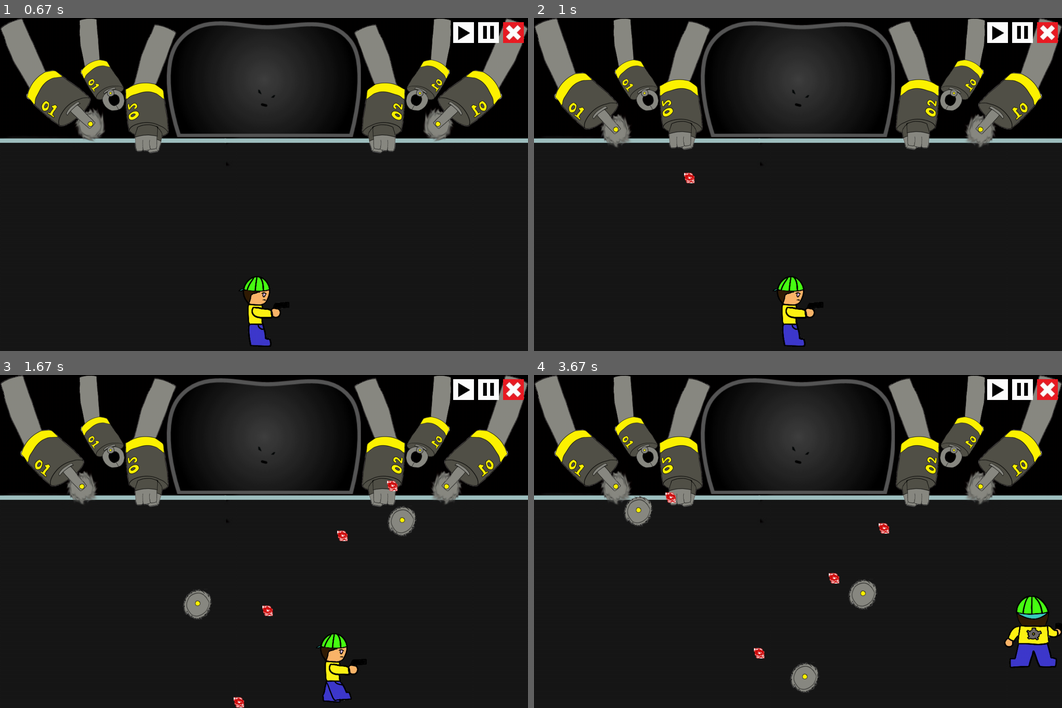
Above: before the commit, frames 1-4 (two rows, left to right).
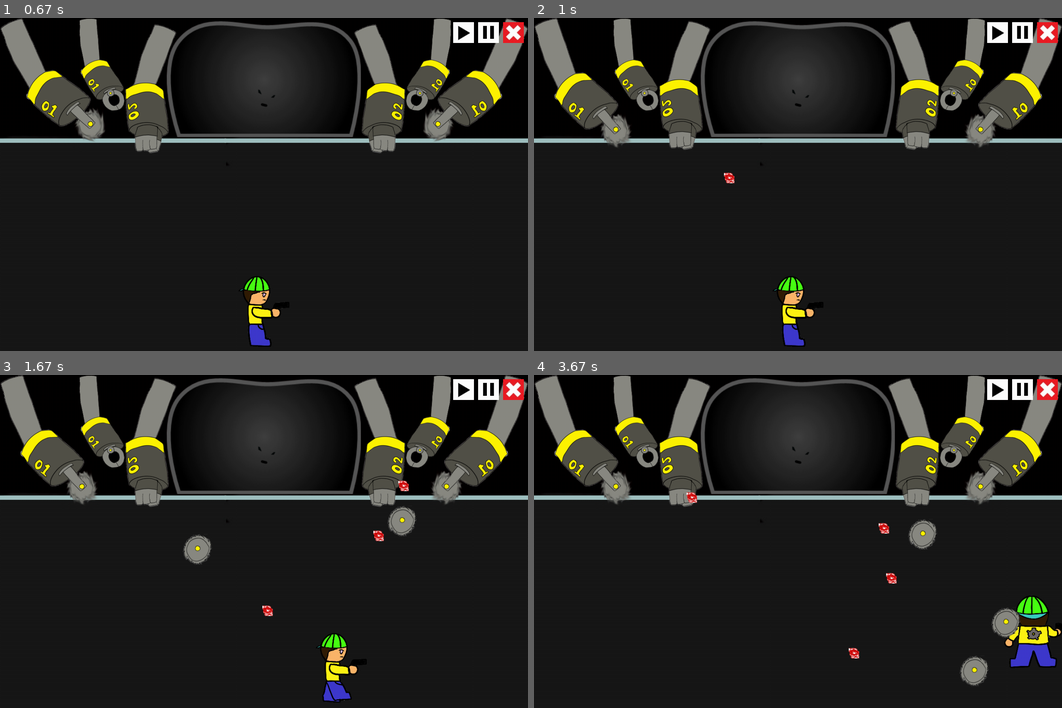
Above: after the commit, the same moments.

Repository: ss-hyun/Chilbo_pygame_pj
Game: pygame game, started from main.py
Two runs of this game, one before a commit and one after it. Both use one fixed random seed, a clock stepped at 60 frames per second and the inputs below.
Inputs (mouse positions are in pixels of both pictures, inside the frame that each line leads up to):
- Up to frame 1 (0.67 s): click (205, 211) at 0.38 s
- Up to frame 2 (1 s): tap Z at 0.67 s
- Up to frame 3 (1.67 s): hold N 1-1.47 s; hold Right 1-1.47 s; tap X at 1.07, 1.37, 1.57 s; tap Shift at 1.15 s; hold M from 1.5 s (still down); hold Right from 1.5 s (still down)
- Up to frame 4 (3.67 s): tap X at 1.87, 2.07, 2.37, 2.9, 3.2, 3.4 s; release M at 1.97 s; release Right at 1.97 s; hold N 2-2.47 s; hold Right 2-2.47 s; tap Z at 2.15, 3.48 s; tap A at 2.5 s; hold Right 2.83-3.3 s; hold Up 3.33-3.63 s

Frame 1 is identical in both runs. In frame 2, 0.1% of the frame differs, in the area x 28-38%, y 46-50%; in frame 3, 1.0%; in frame 4, 2.5%, in the area x 16-93%, y 35-96%.

Commit message:
saw attack

Diff:
--- a/stage1.py
+++ b/stage1.py
@@ -248,13 +248,12 @@
 
 
 def forceps_attack_1(ch, game):
-    l = 2
     for event in game.event_key:
         if event.type == pygame.KEYDOWN:
             if event.key == pygame.K_z:
                 atk = stage_template.Spherical_Attack(ch.atk_list[0][0], ch.atk_list[0][1], ch.atk_list[0][2], [ ch.pos[0]+75 , ch.pos[1]+180 ], forceps_attack_move_1)
                 game.monster_attack.append(atk)
-                atk.save_var['d1'] = l
+                atk.save_var['d1'] = random.randrange(1, 4)
 
 def forceps_attack_move_1(atk, game):
     if atk.save_var['d1'] == 1:
@@ -262,9 +261,11 @@
     elif atk.save_var['d1'] == 2:
         atk.pos[0] += 3
         atk.pos[1] += 6
-    else:
+    elif atk.save_var['d1'] == 3:
         atk.pos[0] += 6
         atk.pos[1] += 6
+    if atk.pos[0] >= game.display_size[0] or atk.pos[1] >= game.display_size[1]:
+        return False
     for user in game.user_list[:]:
         if user.pos[1] < atk.pos[1] and atk.pos[1] <= user.pos[1] + user.size[user.curr_state][1] and user.pos[0] < atk.pos[0] and atk.pos[0] <= user.pos[0] + user.size[user.curr_state][0] :
             if user.name == "user":
@@ -272,19 +273,16 @@
                 if user.hp <= 0:
                     game.user_list.remove(user)
             return False
-    if atk.pos[0] >= 1000 or atk.pos[1] >= 800:
-        return False
-    print(atk.save_var['d1'])
     return True
 
+
 def forceps_attack_2(ch, game):
-    l = 3
     for event in game.event_key:
         if event.type == pygame.KEYDOWN:
             if event.key == pygame.K_x:
                 atk = stage_template.Spherical_Attack(ch.atk_list[0][0], ch.atk_list[0][1], ch.atk_list[0][2], [ ch.pos[0]+175 , ch.pos[1]+200 ], forceps_attack_move_2)
                 game.monster_attack.append(atk)
-                atk.save_var['d2'] = l
+                atk.save_var['d2'] = random.randrange(1, 4)
 
 def forceps_attack_move_2(atk, game):
     if atk.save_var['d2'] == 1:
@@ -307,54 +305,92 @@
     return True
 
 def saw_attack_1(ch, game):
-    R = 4
     for event in game.event_key:
         if event.type == pygame.KEYDOWN:
             if event.key == pygame.K_n:
                 atk = stage_template.Spherical_Attack(ch.atk_list[0][0], ch.atk_list[0][1], ch.atk_list[0][2], [ ch.pos[0]+175 , ch.pos[1]+250 ], saw_attack_move_1)
                 game.monster_attack.append(atk)
-                atk.save_var['Ss1'] = R
+                atk.remove_count == 3
+                atk.save_var['Ss1'] = random.randrange(1, 4)
 
 def saw_attack_move_1(atk, game):
-    atk.pos[0] += atk.save_var['Ss1']
-    atk.pos[1] += atk.save_var['Ss1']
+    if atk.remove_count == 3:
+        if atk.save_var['Ss1'] == 1:
+            atk.pos[0] += 4
+            atk.pos[1] += 4
+        elif atk.save_var['Ss1'] == 2:
+            atk.pos[0] += 4
+            atk.pos[1] += 2
+        elif atk.save_var['Ss1'] == 3:
+            atk.pos[0] += 6
+            atk.pos[1] += 2
+    elif atk.remove_count == 2:
+        if atk.save_var['Ss1'] == 1:
+            atk.pos[0] -= 4
+            atk.pos[1] -= 4
+        elif atk.save_var['Ss1'] == 2:
+            atk.pos[0] -= 4
+            atk.pos[1] -= 2
+        elif atk.save_var['Ss1'] == 3:
+            atk.pos[0] -= 6
+            atk.pos[1] -= 2
     if atk.pos[0] <= 150 or atk.pos[1] <= 150:
+        atk.remove_count = 3
         return False
-    if atk.pos[0] >= 1000 or atk.pos[1] >= 800:
-        atk.save_var['Ss1'] = -4
+    if atk.pos[0] >= game.display_size[0] - 70 or atk.pos[1] >= game.display_size[1] - 70:
+        atk.remove_count = 2
     for user in game.user_list[:]:
         if user.pos[1] < atk.pos[1] and atk.pos[1] <= user.pos[1] + user.size[user.curr_state][1] and user.pos[0] < atk.pos[0] and atk.pos[0] <= user.pos[0] + user.size[user.curr_state][0] :
             if user.name == "user":
                 user.hp -= atk.damage
                 if user.hp <= 0:
                     game.user_list.remove(user)
-            atk.save_var['Ss1'] = -4
+            atk.remove_count = 2
             return True
     return True
 
 def saw_attack_2(ch, game):
-    R = 4
     for event in game.event_key:
         if event.type == pygame.KEYDOWN:
             if event.key == pygame.K_m:
                 atk = stage_template.Spherical_Attack(ch.atk_list[0][0], ch.atk_list[0][1], ch.atk_list[0][2], [ ch.pos[0]+0 , ch.pos[1]+250 ], saw_attack_move_2)
                 game.monster_attack.append(atk)
-                atk.save_var['Ss2'] = R
+                atk.remove_count = 3
+                atk.save_var['Ss2'] = random.randrange(1, 4)
 
 def saw_attack_move_2(atk, game):
-    atk.pos[0] -= atk.save_var['Ss2']
-    atk.pos[1] += atk.save_var['Ss2']
-    if atk.pos[0] <= 175 or atk.pos[1] <= 200:
+    if atk.remove_count == 3:
+        if atk.save_var['Ss2'] == 1:
+            atk.pos[0] -= 4
+            atk.pos[1] += 4
+        elif atk.save_var['Ss2'] == 2:
+            atk.pos[0] -= 4
+            atk.pos[1] += 2
+        elif atk.save_var['Ss2'] == 3:
+            atk.pos[0] -= 6
+            atk.pos[1] += 2
+    elif atk.remove_count == 2:
+        if atk.save_var['Ss2'] == 1:
+            atk.pos[0] += 4
+            atk.pos[1] -= 4
+        elif atk.save_var['Ss2'] == 2:
+            atk.pos[0] += 4
+            atk.pos[1] -= 2
+        elif atk.save_var['Ss2'] == 3:
+            atk.pos[0] += 6
+            atk.pos[1] -= 2
+    if atk.pos[0] >= 1000 or atk.pos[1] <= 200:
+        atk.remove_count = 3
         return False
-    if atk.pos[0] >= 1000 or atk.pos[1] >= 800:
-        atk.save_var['Ss2'] = -4
+    if atk.pos[0] <= 0 or atk.pos[1] >= game.display_size[1] - 70:
+        atk.remove_count = 2
     for user in game.user_list[:]:
         if user.pos[1] < atk.pos[1] and atk.pos[1] <= user.pos[1] + user.size[user.curr_state][1] and user.pos[0] < atk.pos[0] and atk.pos[0] <= user.pos[0] + user.size[user.curr_state][0] :
+            atk.remove_count = 2
             if user.name == "user":
                 user.hp -= atk.damage
                 if user.hp <= 0:
                     game.user_list.remove(user)
-            atk.save_var['Ss2'] = -4
             return True
     return True
 
